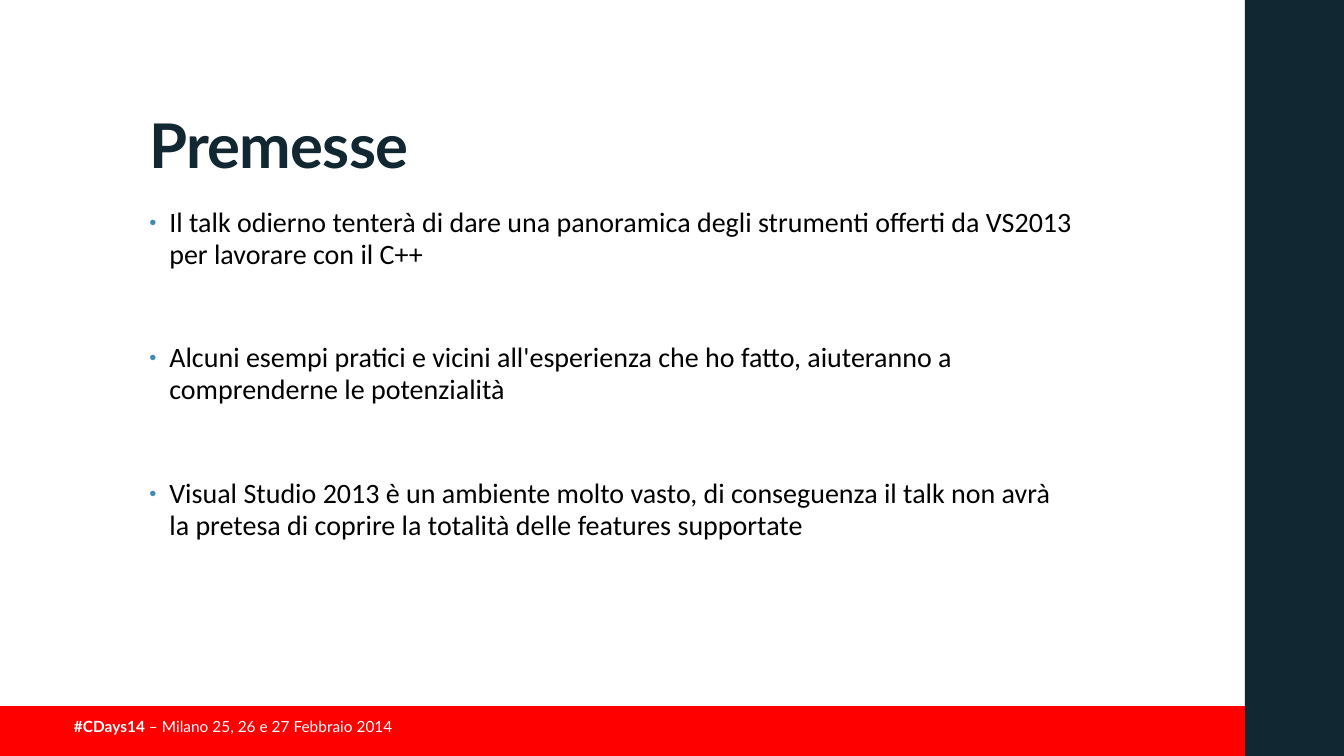
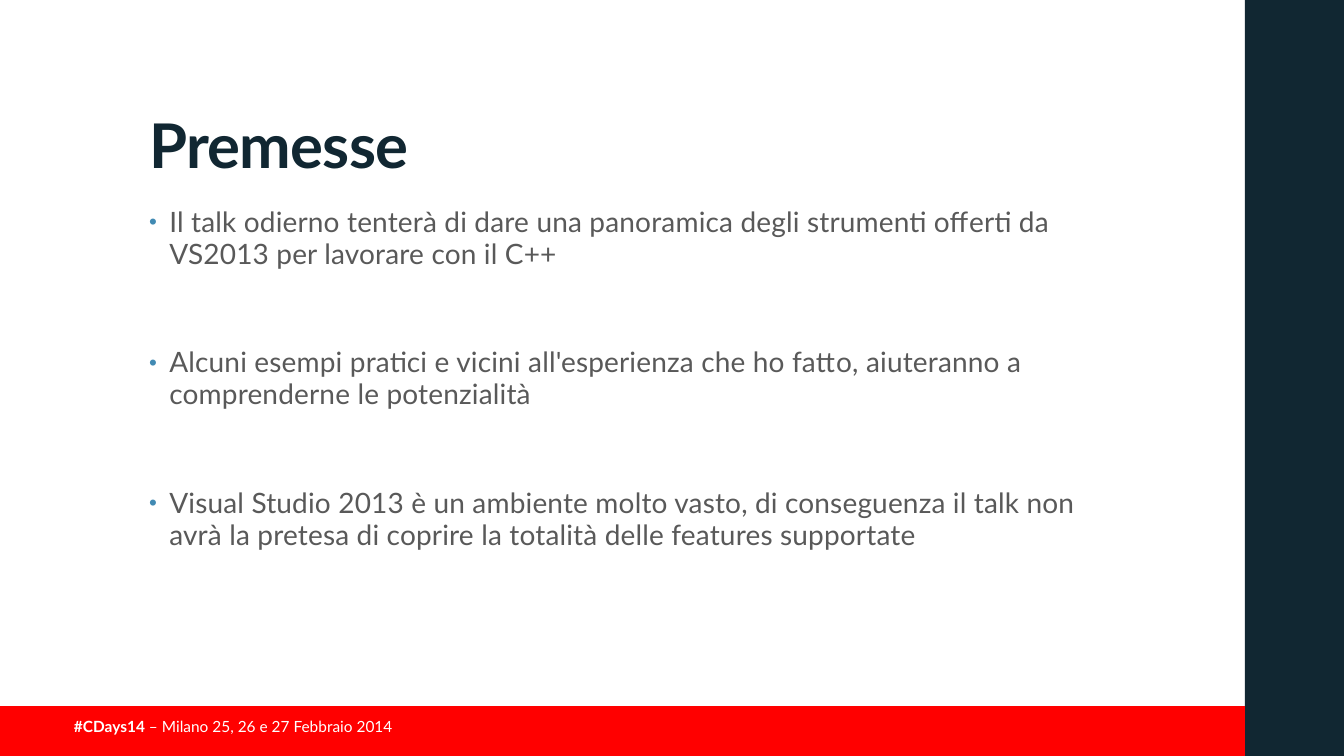
Before and after one commit to guidop/CDays14, a slide deck: slide 4 of presentazioneCDAYS2014.pptx (slide 5 before the commit). Drawn at 1344x756 pixels with LibreOffice and Linux fonts; fonts in the diff are those of the drawing; background and template pictures are left out. Boxes give left, top, right and bottom in pixels: in the first picture for what was removed or moved away, otherwise in the second. Text is boxed around its words. In the diff, an @@ line names an element or a change of style, - is before the commit and + after.

```diff
--- a/presentazioneCDAYS2014.pptx
+++ b/presentazioneCDAYS2014.pptx
@@ text "Il talk odierno tenterà di ..." at (169, 211, 1075, 550): font Calibri to Lato, text colour #000000 to #595959, letter spacing 0 to 0.1 pt; bullet ● to •; more space between paragraphs @@
```
Also in this commit, not shown: 2 other slides changed, 2 slides added, 1 slide removed.
